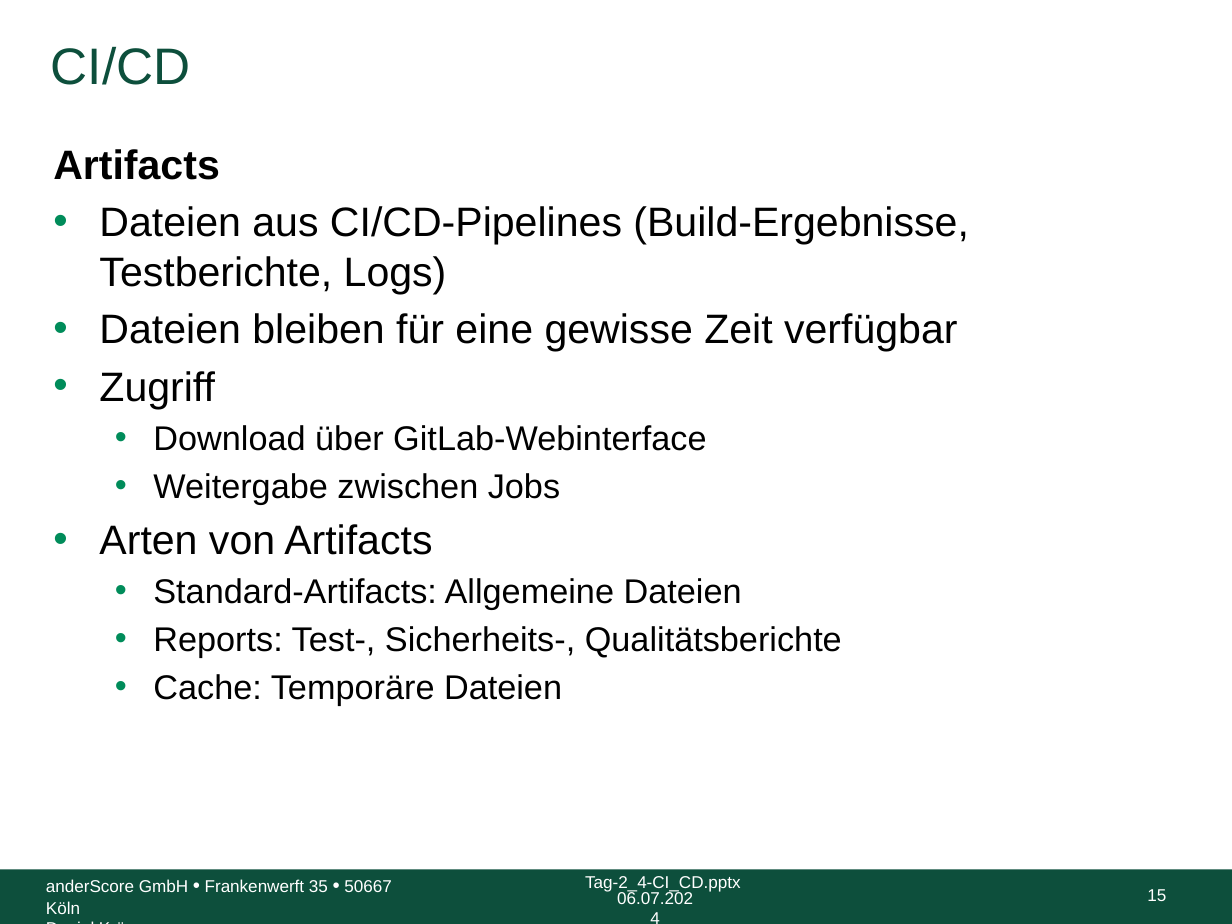
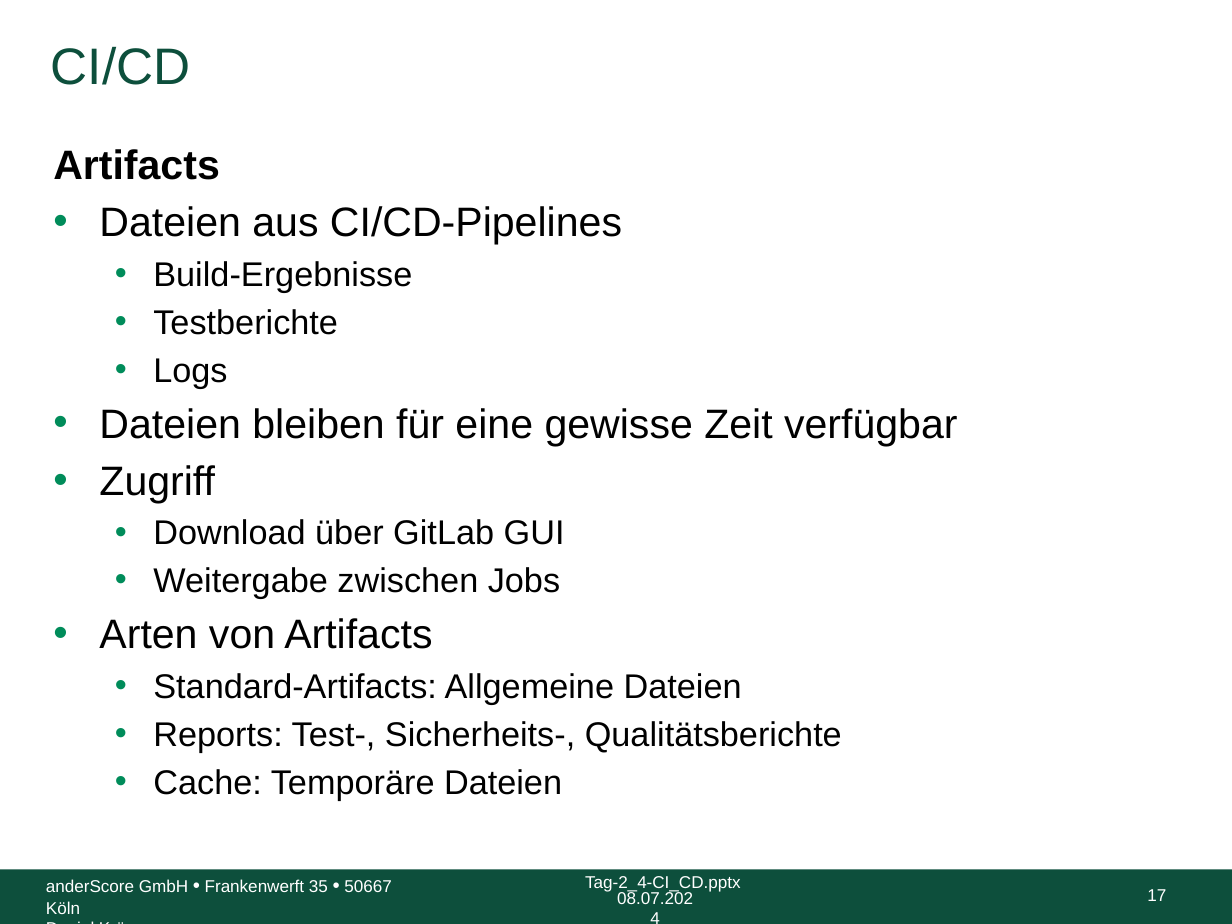
Before and after one commit to anderscore-gmbh/gitlab, a slide deck: slide 17 of slides/Tag-2_4-CI_CD.pptx (slide 15 before the commit). Drawn at 1232x924 pixels with LibreOffice and Linux fonts; fonts in the diff are those of the drawing; background and template pictures are left out. Boxes give left, top, right and bottom in pixels: in the first picture for what was removed or moved away, otherwise in the second. Text is boxed around its words. In the diff, an @@ line names an element or a change of style, - is before the commit and + after.

```diff
--- a/slides/Tag-2_4-CI_CD.pptx
+++ b/slides/Tag-2_4-CI_CD.pptx
@@ text at (x1=99, y1=206, x2=622, y2=388): text changed; size 24 to 20 pt @@
-• Dateien aus CI/CD-Pipelines (Build-Ergebnisse, Testberichte, Logs)
+• Dateien aus CI/CD-Pipelines
+  • Build-Ergebnisse
+  • Testberichte
+  • Logs
@@ text at (x1=153, y1=519, x2=565, y2=545): text changed @@
-  • Download über GitLab-Webinterface
+  • Download über GitLab GUI
@@ page number at (x1=1147, y1=889, x2=1166, y2=901): text changed @@
-15
+17
```
Also in this commit, not shown: 32 other slides changed, 10 slides added.
